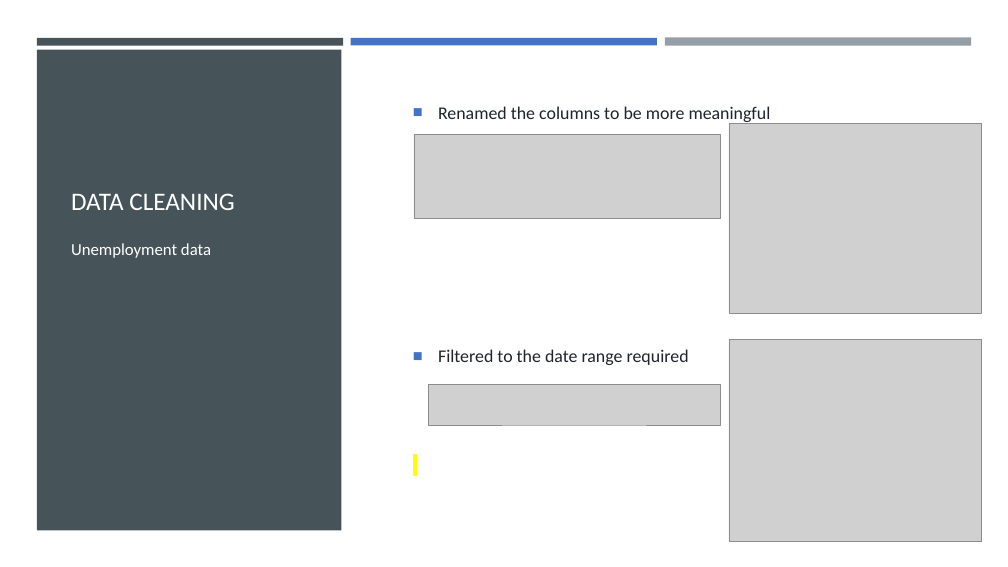
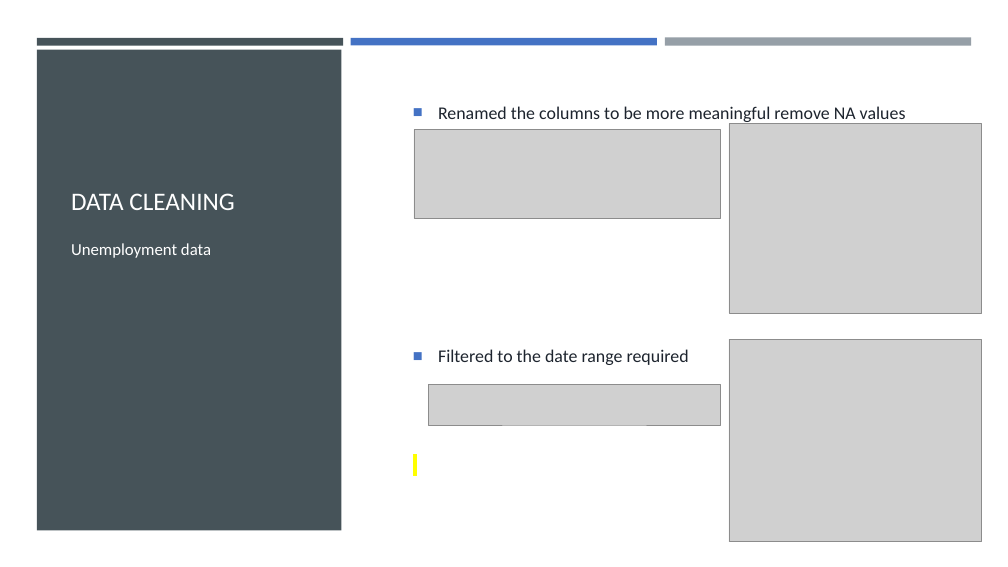
Before and after one commit to xsbaggages/Project_1, a slide deck: slide 7 of Project1.pptx. Drawn at 1008x567 pixels with LibreOffice and Linux fonts; fonts in the diff are those of the drawing; grey boxes stand for pictures. Boxes give left, top, right and bottom in pixels: in the first picture for what was removed or moved away, otherwise in the second. Text is boxed around its words. In the diff, an @@ line names an element or a change of style, - is before the commit and + after.

```diff
--- a/Project1.pptx
+++ b/Project1.pptx
@@ text at box(438, 106, 906, 125): text changed @@
-■ Renamed the columns to be more meaningful
+■ Renamed the columns to be more meaningful remove NA values
@@ picture: place and size @@
-picture at box(414, 134, 721, 218)
+picture at box(414, 129, 721, 218)
```
Also in this commit, not shown: 2 other slides changed, 18 other files.
